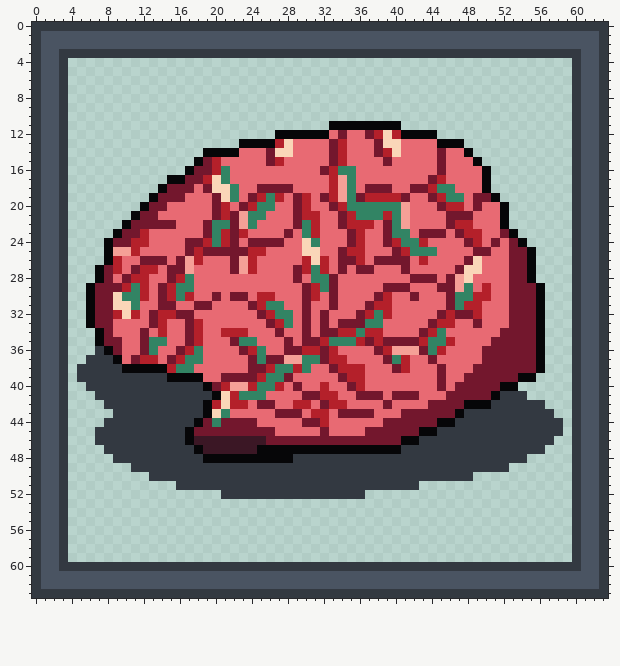
Two versions of one pixel-art file, HealthIndicator/Assets/brainometer.aseprite. Above is the file before it was changed.
64x64 pixels, 1 frame.
Once edited:
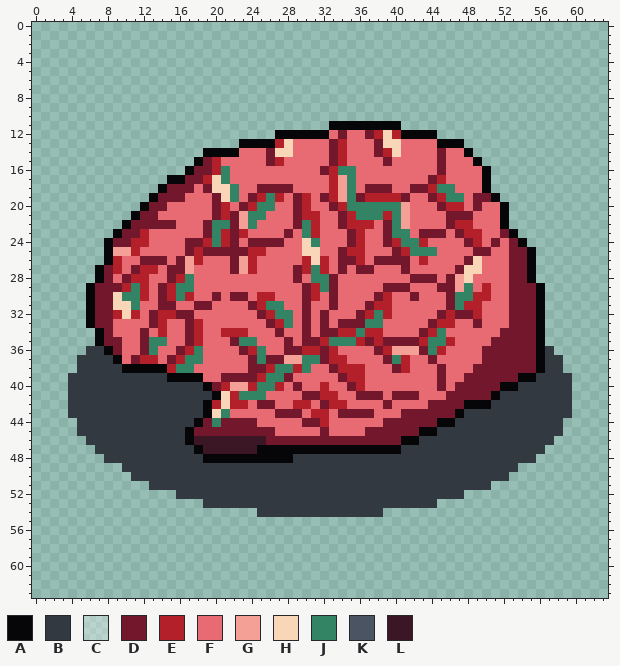
Palette (. is transparent): A #060608  B #333941  C #ffffff55  D #73172d  E #b4202a  F #e86a73  G #f5a097  H #fad6b8  J #328464  K #4a5462  L #3b1725
Changes in this commit:
layer "border" now hidden
y 0: x 0..63 BBBBBBBBBBBBBBBBBBBBBBBBBBBBBBBBBBBBBBBBBBBBBBBBBBBBBBBBBBBBBBBB -> ................................................................
y 1..2: x 0..63 BKKKKKKKKKKKKKKKKKKKKKKKKKKKKKKKKKKKKKKKKKKKKKKKKKKKKKKKKKKKKKKB -> ................................................................
y 3: x 0..63 BKKBBBBBBBBBBBBBBBBBBBBBBBBBBBBBBBBBBBBBBBBBBBBBBBBBBBBBBBBBBKKB -> ................................................................
y 4..10: x 0..63 BKKBCCCCCCCCCCCCCCCCCCCCCCCCCCCCCCCCCCCCCCCCCCCCCCCCCCCCCCCCBKKB -> ................................................................
y 11: x 0..32 BKKBCCCCCCCCCCCCCCCCCCCCCCCCCCCCC -> .................................; x 41..63 CCCCCCCCCCCCCCCCCCCBKKB -> .......................
y 12: x 0..26 BKKBCCCCCCCCCCCCCCCCCCCCCCC -> ...........................; x 45..63 CCCCCCCCCCCCCCCBKKB -> ...................
y 13: x 0..22 BKKBCCCCCCCCCCCCCCCCCCC -> .......................; x 48..63 CCCCCCCCCCCCBKKB -> ................
y 14: x 0..18 BKKBCCCCCCCCCCCCCCC -> ...................; x 49..63 CCCCCCCCCCCBKKB -> ...............
y 15: x 0..17 BKKBCCCCCCCCCCCCCC -> ..................; x 50..63 CCCCCCCCCCBKKB -> ..............
y 16: x 0..16 BKKBCCCCCCCCCCCCC -> .................; x 51..63 CCCCCCCCCBKKB -> .............
y 17: x 0..14 BKKBCCCCCCCCCCC -> ...............; x 51..63 CCCCCCCCCBKKB -> .............
y 18: x 0..13 BKKBCCCCCCCCCC -> ..............; x 51..63 CCCCCCCCCBKKB -> .............
y 19: x 0..12 BKKBCCCCCCCCC -> .............; x 52..63 CCCCCCCCBKKB -> ............
y 20: x 0..11 BKKBCCCCCCCC -> ............; x 53..63 CCCCCCCBKKB -> ...........
y 21: x 0..10 BKKBCCCCCCC -> ...........; x 53..63 CCCCCCCBKKB -> ...........
y 22: x 0..9 BKKBCCCCCC -> ..........; x 53..63 CCCCCCCBKKB -> ...........
y 23: x 0..8 BKKBCCCCC -> .........; x 54..63 CCCCCCBKKB -> ..........
y 24: x 0..7 BKKBCCCC -> ........; x 55..63 CCCCCBKKB -> .........
y 25..26: x 0..7 BKKBCCCC -> ........; x 56..63 CCCCBKKB -> ........
y 27..28: x 0..6 BKKBCCC -> .......; x 56..63 CCCCBKKB -> ........
y 29..33: x 0..5 BKKBCC -> ......; x 57..63 CCCBKKB -> .......
y 34..35: x 0..6 BKKBCCC -> .......; x 57..63 CCCBKKB -> .......
y 36: x 0..6 BKKBCCC -> ......B; x 57..63 CCCBKKB -> B......
y 37: x 0..5 BKKBCC -> .....B; x 57..63 CCCBKKB -> BB.....
y 38: x 0..4 BKKBC -> .....; x 57..63 CCCBKKB -> BB.....
y 39: x 0..4 BKKBC -> ....B; x 56..63 CCCCBKKB -> BBBB....
y 40: x 0..5 BKKBCC -> ....BB; x 54..63 CCCCCCBKKB -> BBBBBB....
y 41: x 0..6 BKKBCCC -> ....BBB; x 55..63 CCCCCBKKB -> BBBBB....
y 42: x 0..7 BKKBCCCC -> ....BBBB; x 57..63 CCCBKKB -> BBB....
y 43: x 0..8 BKKBCCCCC -> ....BBBBB; x 58..63 CCBKKB -> BB....
y 44: x 0..7 BKKBCCCC -> .....BBB; x 59..63 CBKKB -> .....
y 45: x 0..6 BKKBCCC -> .....BB; x 59..63 CBKKB -> .....
y 46: x 0..6 BKKBCCC -> ......B; x 58..63 CCBKKB -> ......
y 47: x 0..7 BKKBCCCC -> .......B; x 57..63 CCCBKKB -> .......
y 48: x 0..8 BKKBCCCCC -> ........B; x 55..63 CCCCCBKKB -> B........
y 49: x 0..10 BKKBCCCCCCC -> ..........B; x 53..63 CCCCCCCBKKB -> B..........
y 50: x 0..12 BKKBCCCCCCCCC -> ...........BB; x 49..63 CCCCCCCCCCCBKKB -> BBBB...........
y 51: x 0..15 BKKBCCCCCCCCCCCC -> .............BBB; x 43..63 CCCCCCCCCCCCCCCCCBKKB -> BBBBBBBB.............
y 52: x 0..20 BKKBCCCCCCCCCCCCCCCCC -> ................BBBBB; x 37..63 CCCCCCCCCCCCCCCCCCCCCCCBKKB -> BBBBBBBBBBB................
y 53: x 0..63 BKKBCCCCCCCCCCCCCCCCCCCCCCCCCCCCCCCCCCCCCCCCCCCCCCCCCCCCCCCCBKKB -> ...................BBBBBBBBBBBBBBBBBBBBBBBBBB...................
y 54: x 0..63 BKKBCCCCCCCCCCCCCCCCCCCCCCCCCCCCCCCCCCCCCCCCCCCCCCCCCCCCCCCCBKKB -> .........................BBBBBBBBBBBBBB.........................
y 55..59: x 0..63 BKKBCCCCCCCCCCCCCCCCCCCCCCCCCCCCCCCCCCCCCCCCCCCCCCCCCCCCCCCCBKKB -> ................................................................
y 60: x 0..63 BKKBBBBBBBBBBBBBBBBBBBBBBBBBBBBBBBBBBBBBBBBBBBBBBBBBBBBBBBBBBKKB -> ................................................................
y 61..62: x 0..63 BKKKKKKKKKKKKKKKKKKKKKKKKKKKKKKKKKKKKKKKKKKKKKKKKKKKKKKKKKKKKKKB -> ................................................................
y 63: x 0..63 BBBBBBBBBBBBBBBBBBBBBBBBBBBBBBBBBBBBBBBBBBBBBBBBBBBBBBBBBBBBBBBB -> ................................................................
Pixel boxes of the changes (left, top, right, bottom) in both pictures:
changed: (32, 22, 608, 598)
